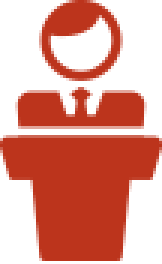
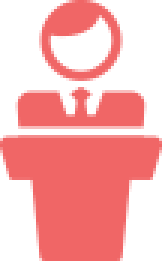
Layer changes from the first 162px x 264px image to the second:
pixels changed over [0,0,162,261] (layer not identified)
